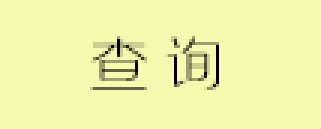
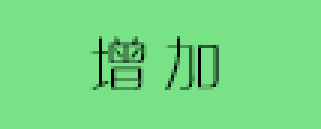
Before/after of a (321, 129) layered artwork. What changed in the layer stack:
showed "增 加" (1st of 2) over (90, 36, 219, 90)
hid "查 询" over (90, 36, 219, 90)
added layer "增加" above "确认" over (0, 0, 321, 129)
hid "提交" over (0, 0, 321, 129)
